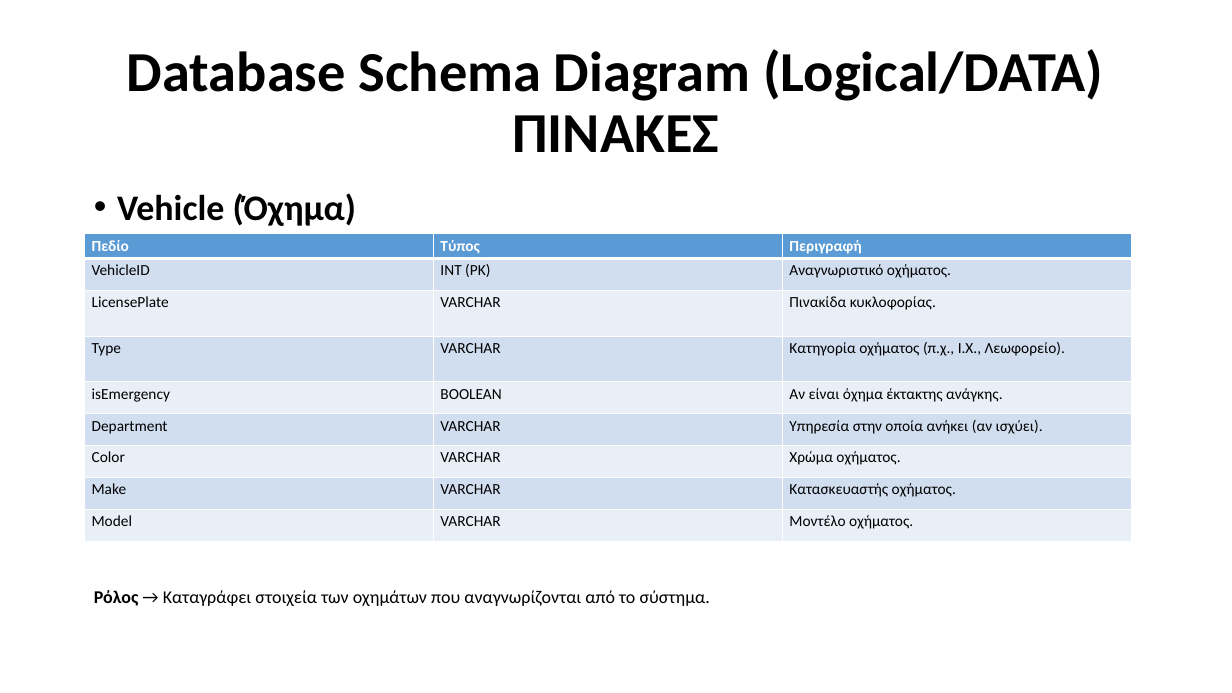
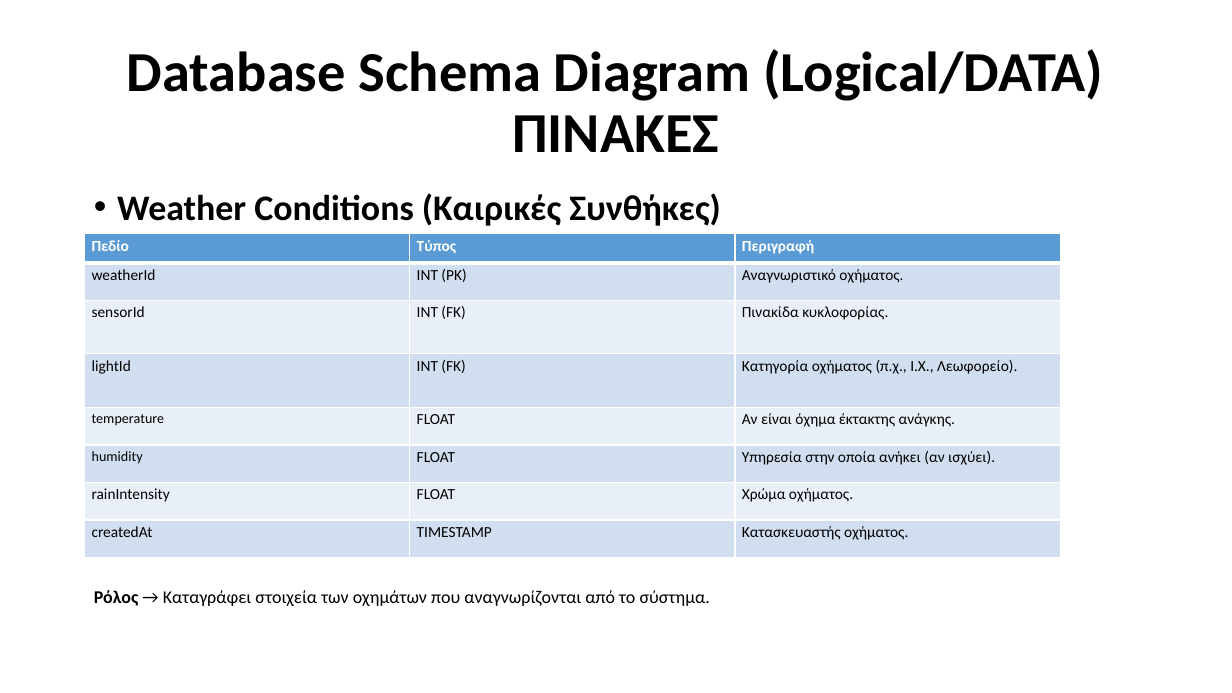
Before and after one commit to Ath21/STL_Drive, a slide deck: slide 17 of Presentation.pptx (slide 12 before the commit). Drawn at 1232x693 pixels with LibreOffice and Linux fonts; fonts in the diff are those of the drawing. Boxes give left, top, right and bottom in pixels: in the first picture for what was removed or moved away, otherwise in the second. Text is boxed around its words. In the diff, an @@ line names an element or a change of style, - is before the commit and + after.

```diff
--- a/Presentation.pptx
+++ b/Presentation.pptx
@@ text at (117,193,720,226): text changed @@
-• Vehicle (Όχημα)
+• Weather Conditions (Καιρικές Συνθήκες)
@@ table at (85,234,1061,557) @@
-row 2: VehicleID | INT (PK) | Αναγνωριστικό οχήματος.
-row 3: LicensePlate | VARCHAR | Πινακίδα κυκλοφορίας.
-row 4: Type | VARCHAR | Κατηγορία οχήματος (π.χ., Ι.Χ., Λεωφορείο).
-row 5: isEmergency | BOOLEAN | Αν είναι όχημα έκτακτης ανάγκης.
-row 6: Department | VARCHAR | Υπηρεσία στην οποία ανήκει (αν ισχύει).
-row 7: Color | VARCHAR | Χρώμα οχήματος.
-row 8: Make | VARCHAR | Κατασκευαστής οχήματος.
-row 9: Model | VARCHAR | Μοντέλο οχήματος.
+row 2: weatherId | INT (PK) | Αναγνωριστικό οχήματος.
+row 3: sensorId | INT (FK) | Πινακίδα κυκλοφορίας.
+row 4: lightId | INT (FK) | Κατηγορία οχήματος (π.χ., Ι.Χ., Λεωφορείο).
+row 5: temperature | FLOAT | Αν είναι όχημα έκτακτης ανάγκης.
+row 6: humidity | FLOAT | Υπηρεσία στην οποία ανήκει (αν ισχύει).
+row 7: rainIntensity | FLOAT | Χρώμα οχήματος.
+row 8: createdAt | TIMESTAMP | Κατασκευαστής οχήματος.
@@ table: place and size @@
-table at (85,234,1133,542)
+table at (85,234,1061,557)
```
Also in this commit, not shown: 8 other slides changed, 8 slides added, 6 slides removed, 19 other files.
